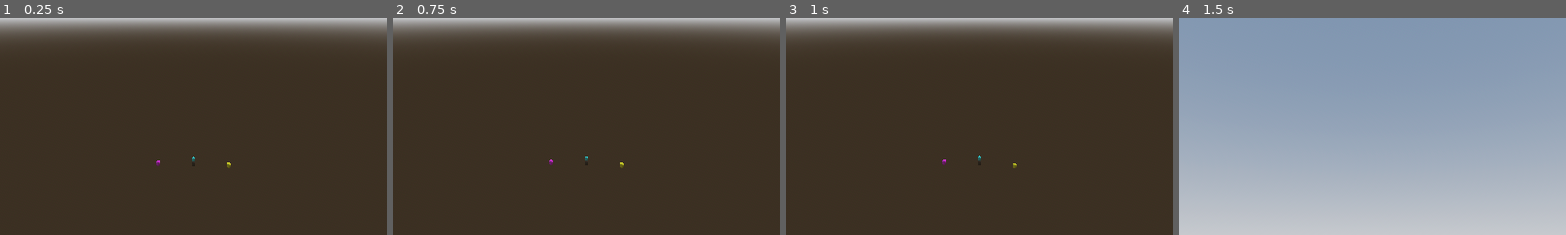
Above: before the commit, frames 1-4 (left to right).
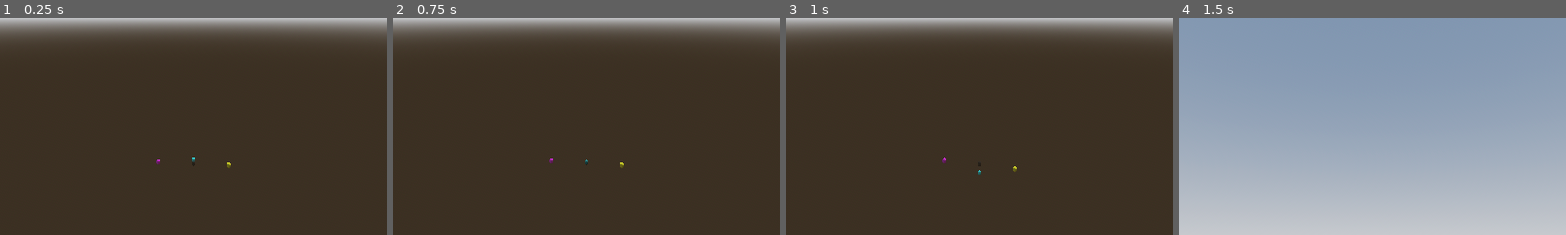
Above: after the commit, the same moments.

Repository: westonkelliher/GetHeavy
Game: Godot game, scene res://world.tscn
Two runs of this game, one before a commit and one after it. Both use one fixed random seed, a clock stepped at 60 frames per second and the inputs below.
Inputs (mouse positions are % of the whole screen's width and height, from its top left):
- Up to frame 1 (0.25 s): no input
- Up to frame 2 (0.75 s): tap Enter at 0.5 s; move the mouse to (45, 70) at 0.52 s; tap Space (heavy) at 0.6 s; click (45, 70) at 0.67 s
- Up to frame 3 (1 s): no input
- Up to frame 4 (1.5 s): tap Space (heavy) at 1.25, 1.35 s; move the mouse to (57, 51) at 1.27 s; click (57, 51) at 1.42 s
The pictures show only the part of the screen within x 25-75%, y 50-100%; the shares and areas given below are measured in that part.

The runs differ from the first frame. In frame 1, less than 0.1% of the frame differs, in the area x 40-51%, y 63-69%; in frame 2, less than 0.1%; in frame 3, less than 0.1%, in the area x 40-60%, y 63-73%; in frame 4, nothing differs.

Commit message:
boost on release

Diff:
--- a/height_floor.gd
+++ b/height_floor.gd
@@ -1,17 +1,17 @@
 extends StaticBody3D
 
-@export var amplitude: float  = 12.0                  # ± height (metres)
+@export var amplitude: float  = 10.0                  # ± height (metres)
 @export var size:      Vector2i = Vector2i(256, 256)  # height‑map resolution
 
 signal terrain_ready
 
-const VERTICE_SPACING := 0.5
+const VERTICE_SPACING := 0.25
 
 func noise_init_heights(s: float = amplitude) -> void:
 	# 1. Build noise → Image --------------------------------------------------
 	var noise := FastNoiseLite.new()
-	noise.noise_type = FastNoiseLite.TYPE_CELLULAR
-	noise.frequency  = 0.01
+	noise.noise_type = FastNoiseLite.TYPE_PERLIN
+	noise.frequency  = 0.015
 	noise.seed       = randi()
 
 	var tex := NoiseTexture2D.new()
--- a/player.gd
+++ b/player.gd
@@ -7,6 +7,8 @@
 
 const HIGH_FRIC := 0.005
 const LOW_FRIC := 0.1
+
+const RELEASE_BOOST := 0.4
 
 var is_heavy := false
 
@@ -25,10 +27,13 @@
 
 
 func _input(event: InputEvent) -> void:
+	const rb = RELEASE_BOOST
 	if Input.is_action_just_pressed("heavy"):
 		is_heavy = true
+		velocity *= velocity.length() / (velocity.length() + rb)
 	if Input.is_action_just_released("heavy"):
 		is_heavy = false
+		velocity *= (velocity.length() + rb) / velocity.length()
 
 
 #### Physics ####
